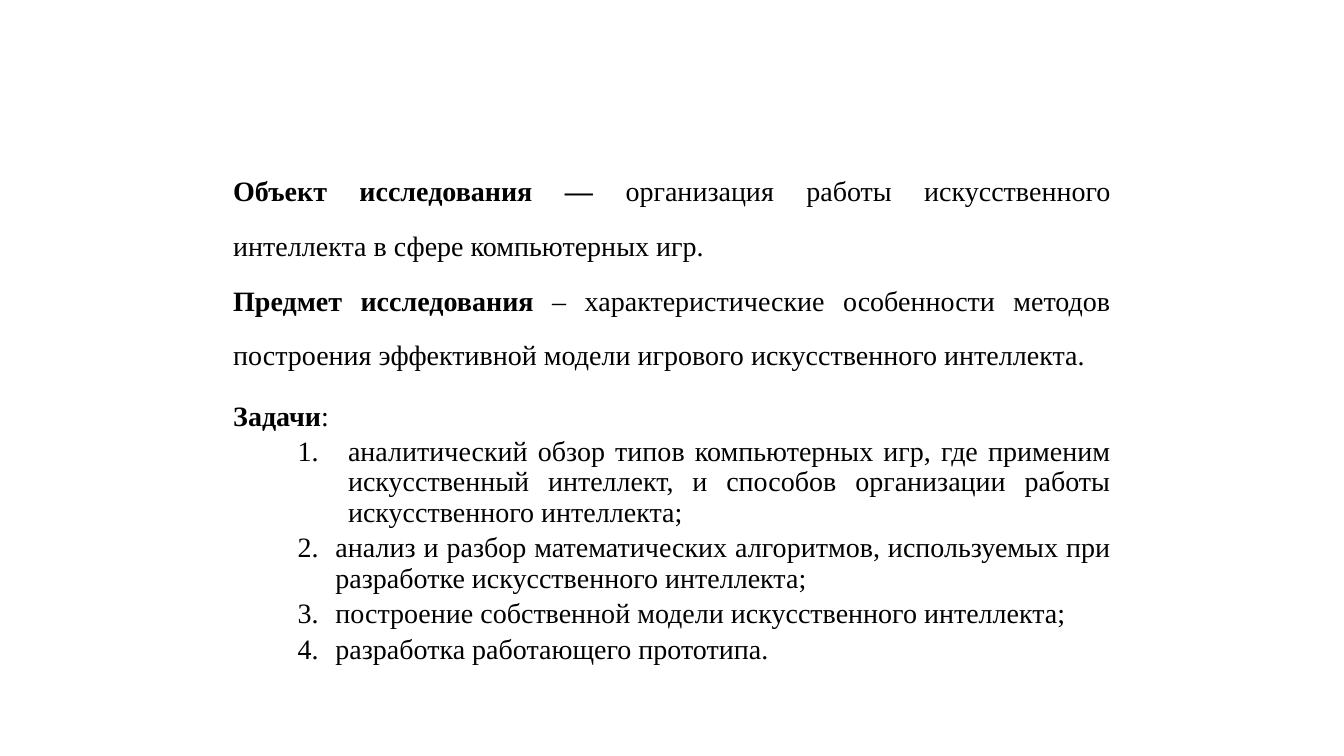
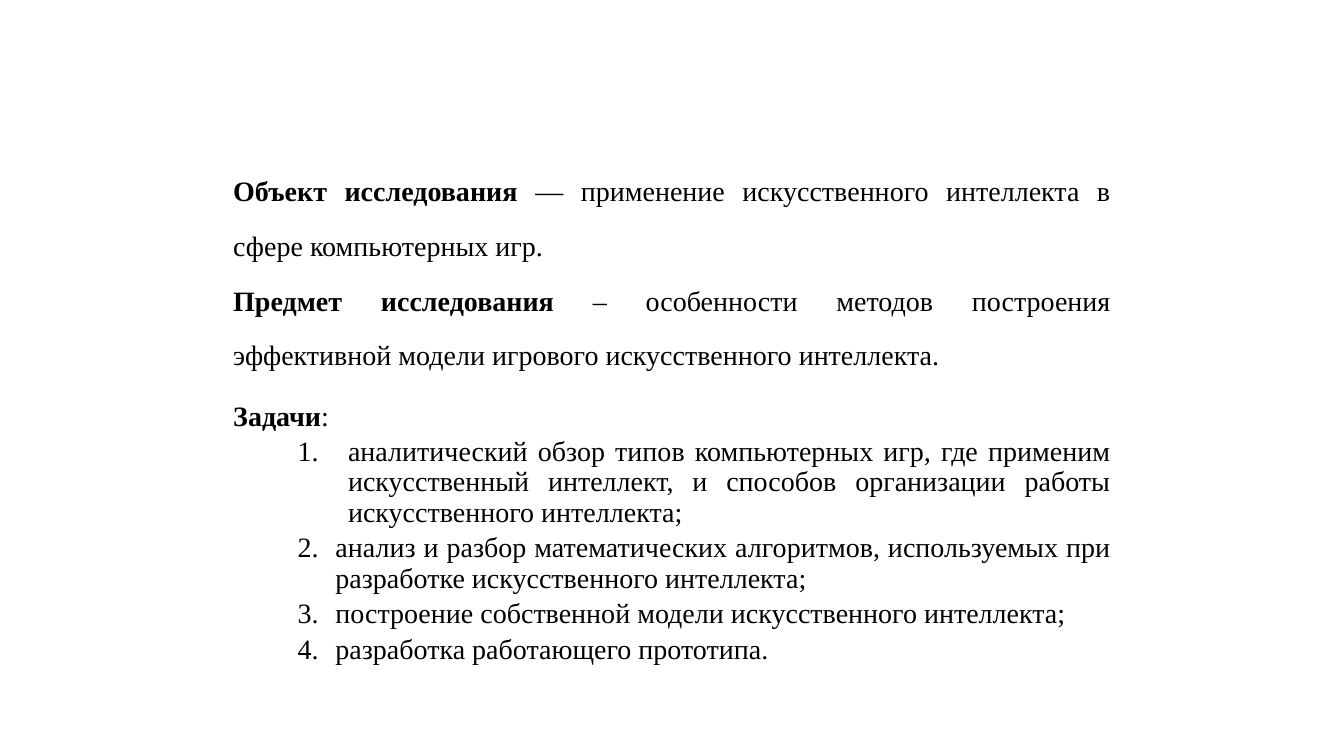
Before and after one commit to DmitryKotusev/CourseWork, a slide deck: slide 2 of ТестПрезька.pptx. Drawn at 1344x756 pixels with LibreOffice and Linux fonts; fonts in the diff are those of the drawing; background and template pictures are left out. Boxes give left, top, right and bottom in pixels: in the first picture for what was removed or moved away, otherwise in the second. Text is boxed around its words. In the diff, an @@ line names an element or a change of style, - is before the commit and + after.

```diff
--- a/ТестПрезька.pptx
+++ b/ТестПрезька.pptx
@@ text at (x1=233, y1=181, x2=1110, y2=371): text changed @@
-Объект исследования — организация работы искусственного интеллекта в сфере компьютерных игр.
-Предмет исследования – характеристические особенности методов построения эффективной модели игрового искусственного интеллекта.
+Объект исследования — применение искусственного интеллекта в сфере компьютерных игр.
+Предмет исследования – особенности методов построения эффективной модели игрового искусственного интеллекта.
```
Also in this commit, not shown: 6 other slides changed.
